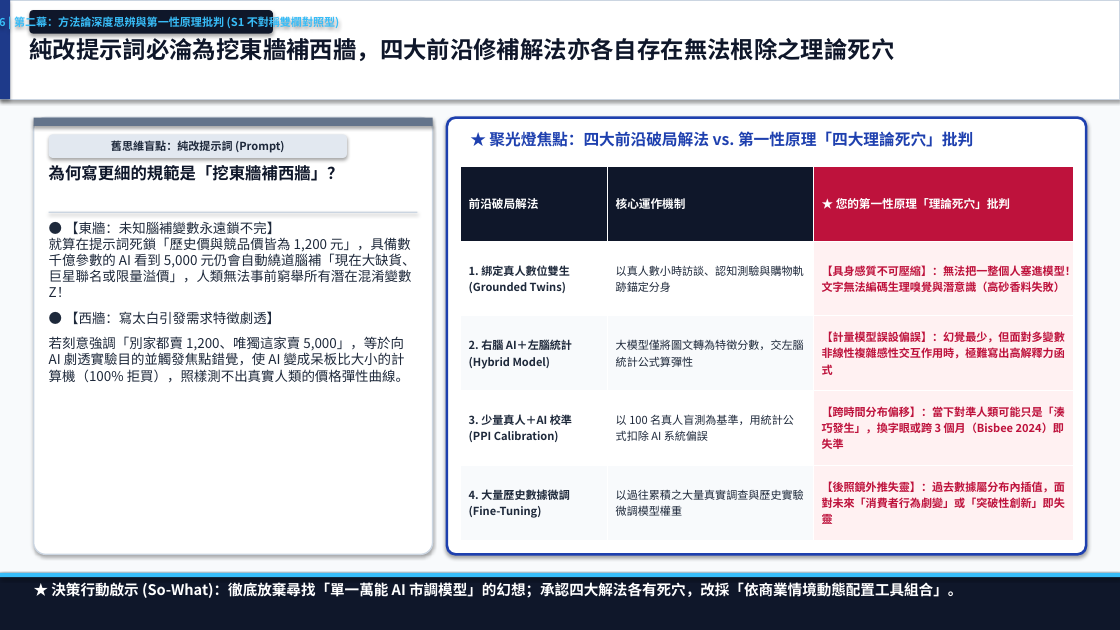
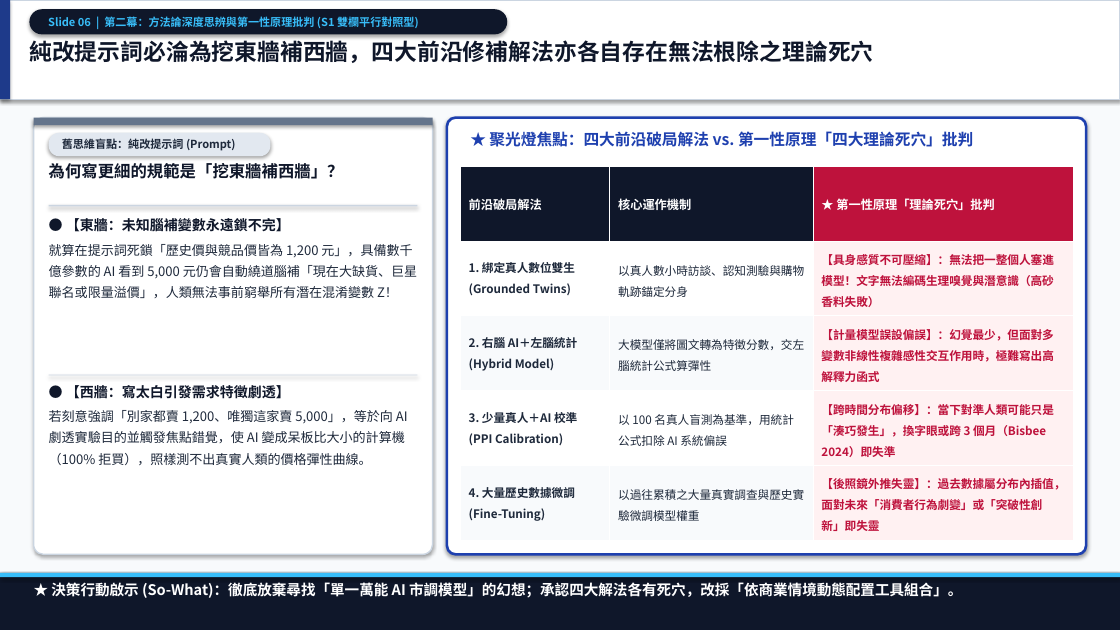
Before and after one commit to markyang20040112-source/deep-reading-and-visual-synthesis, a slide deck: slide 6 of reading_sessions/20261031_生成式AI顛覆市場研究/02_outputs/生成式AI顛覆市場研究_深度思辨與三篇合體簡報.pptx. Drawn at 1120x630 pixels with LibreOffice and Linux fonts; fonts in the diff are those of the drawing. Boxes give left, top, right and bottom in pixels: in the first picture for what was removed or moved away, otherwise in the second. Text is boxed around its words. In the diff, an @@ line names an element or a change of style, - is before the commit and + after.

Commit message:
fix(outputs): regenerate 4 calibrated mindmaps, continuous native-diagram PDF report, and parallel-aligned PPTX with closing page

```diff
--- a/reading_sessions/20261031_生成式AI顛覆市場研究/02_outputs/生成式AI顛覆市場研究_深度思辨與三篇合體簡報.pptx
+++ b/reading_sessions/20261031_生成式AI顛覆市場研究/02_outputs/生成式AI顛覆市場研究_深度思辨與三篇合體簡報.pptx
@@ rounded rectangle "Slide 06 | 第二幕：方法論深度思辨與第一性原理批判 (S1 ..." at (29,9,507,34): proportions changed @@
@@ rounded rectangle "Slide 06 | 第二幕：方法論深度思辨與第一性原理批判 (S1 ...": place and size @@
-rounded rectangle "Slide 06 | 第二幕：方法論深度思辨與第一性原理批判 (S1 ..." at (29,10,273,34)
+rounded rectangle "Slide 06 | 第二幕：方法論深度思辨與第一性原理批判 (S1 ..." at (29,9,507,34)
@@ text in rounded rectangle at (48,16,419,28): text changed @@
-Slide 06 | 第二幕：方法論深度思辨與第一性原理批判 (S1 不對稱雙欄對照型)
+Slide 06 | 第二幕：方法論深度思辨與第一性原理批判 (S1 雙欄平行對照型)
@@ text "純改提示詞必淪為挖東牆補西牆，四大前沿修補解法亦各自存在無法根除之理論死穴" at (29,40,873,63): size 20 to 19.5 pt @@
@@ rounded rectangle at (34,118,433,555): proportions changed @@
@@ rounded rectangle "舊思維盲點：純改提示詞 (Prompt)": place and size @@
-rounded rectangle "舊思維盲點：純改提示詞 (Prompt)" at (49,134,347,158)
+rounded rectangle "舊思維盲點：純改提示詞 (Prompt)" at (49,133,271,156)
@@ rounded rectangle "舊思維盲點：純改提示詞 (Prompt)" at (49,133,271,156): alignment centre to left; proportions changed @@
@@ table at (460,166,1074,540) @@
-row 1, column 3: ★ 您的第一性原理「理論死穴」批判
+row 1, column 3: ★ 第一性原理「理論死穴」批判
@@ size 10 to 10.5 pt in "前沿破局解法", "核心運作機制" @@
@@ size 9.5 to 10 pt @@
@@ line spacing 1 to 1.25 @@
@@ rectangle: place and size @@
-rectangle at (49,212,418,213)
+rectangle at (49,205,418,207)
@@ text at (49,218,417,298): text changed; size 11.5 to 11.2 pt @@
-● 【東牆：未知腦補變數永遠鎖不完】
-就算在提示詞死鎖「歷史價與競品價皆為 1,200 元」，具備數千億參數的 AI 看到 5,000 元仍會自動繞道腦補「現在大缺貨、巨星聯名或限量溢價」，人類無法事前窮舉所有潛在混淆變數 Z！
-● 【西牆：寫太白引發需求特徵劇透】
-若刻意強調「別家都賣 1,200、唯獨這家賣 5,000」，等於向 AI 劇透實驗目的並觸發焦點錯覺，使 AI 變成呆板比大小的計算機（100% 拒買），照樣測不出真實人類的價格彈性曲線。
+● 【東牆：未知腦補變數永遠鎖不完】
+就算在提示詞死鎖「歷史價與競品價皆為 1,200 元」，具備數千億參數的 AI 看到 5,000 元仍會自動繞道腦補「現在大缺貨、巨星聯名或限量溢價」，人類無法事前窮舉所有潛在混淆變數 Z！
@@ rectangle added at (49,375,418,376), fill #CBD5E1 @@
@@ text added at (49,410,408,465), 11.2 pt, text #1E293B @@
+● 【西牆：寫太白引發需求特徵劇透】
+若刻意強調「別家都賣 1,200、唯獨這家賣 5,000」，等於向 AI 劇透實驗目的並觸發焦點錯覺，使 AI 變成呆板比大小的計算機（100% 拒買），照樣測不出真實人類的價格彈性曲線。
```
Also in this commit, not shown: 7 other slides changed, 2 slides added, 2 slides removed, 12 other files.
